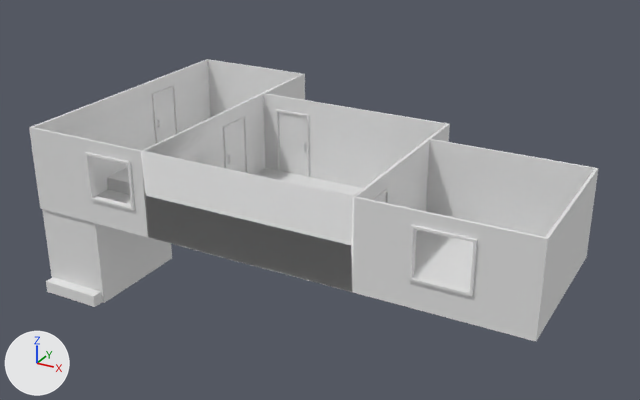
The FBX model Assets/Models/just floor.fbx as it was, and as the next commit left it.
Rendered twice from a camera (50 mm lens) standing at (16.5, -28.2, 14.9) and looking at (0.3, 1.1, 0.2). Lighting does not change. The marker at lower left points along +X, +Y and +Z. Where no turn or scale is listed for an object, it has been applied to the vertices.

The first picture shows 'door1', 'door3-inactive', 'stairs', 'walls'.
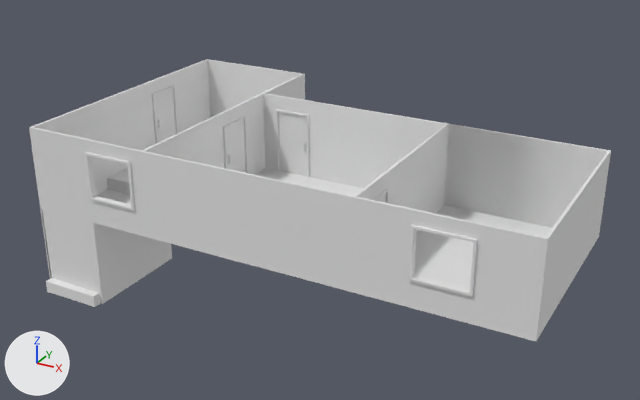
Boxes [x1, y1, x2, y2] around the edits, measured in the pictures (640 x 400 px; the box of a moved part takes in the faces that stretch with it):
'walls', reshaped: before [29, 59, 599, 341]; after [29, 59, 611, 341]
part 1 of me_cube, moved or reshaped: before [42, 94, 599, 341]; after [40, 94, 611, 341]

What changed in the scene script:
```text
Change me_cube:
    used by ob_walls; location = (0.0, 0.0, 0.0)
    remove me_cube.from_pydata(...)  # 275 vertices, 246 faces; spans x -9.6..11.1, y -4.7..7.3, z -3.7..3.5
    add me_cube.from_pydata(...)  # 272 vertices, 254 faces; spans x -9.6..11.1, y -4.7..7.3, z -3.7..3.5
    me_cube part 1
    18 vertices are removed from x -6.8..11.1, y -4.7..3.7, z 0.0..3.5
    47 faces are deleted
    4 vertices in x 11.1, y 1.6..1.7, z 0.0..3.5 move by (0.0, 2.0, 0.0)
    15 vertices are added at x -9.6..11.1, y -4.7..3.7, z -3.7..3.5
    55 new faces join them
```
